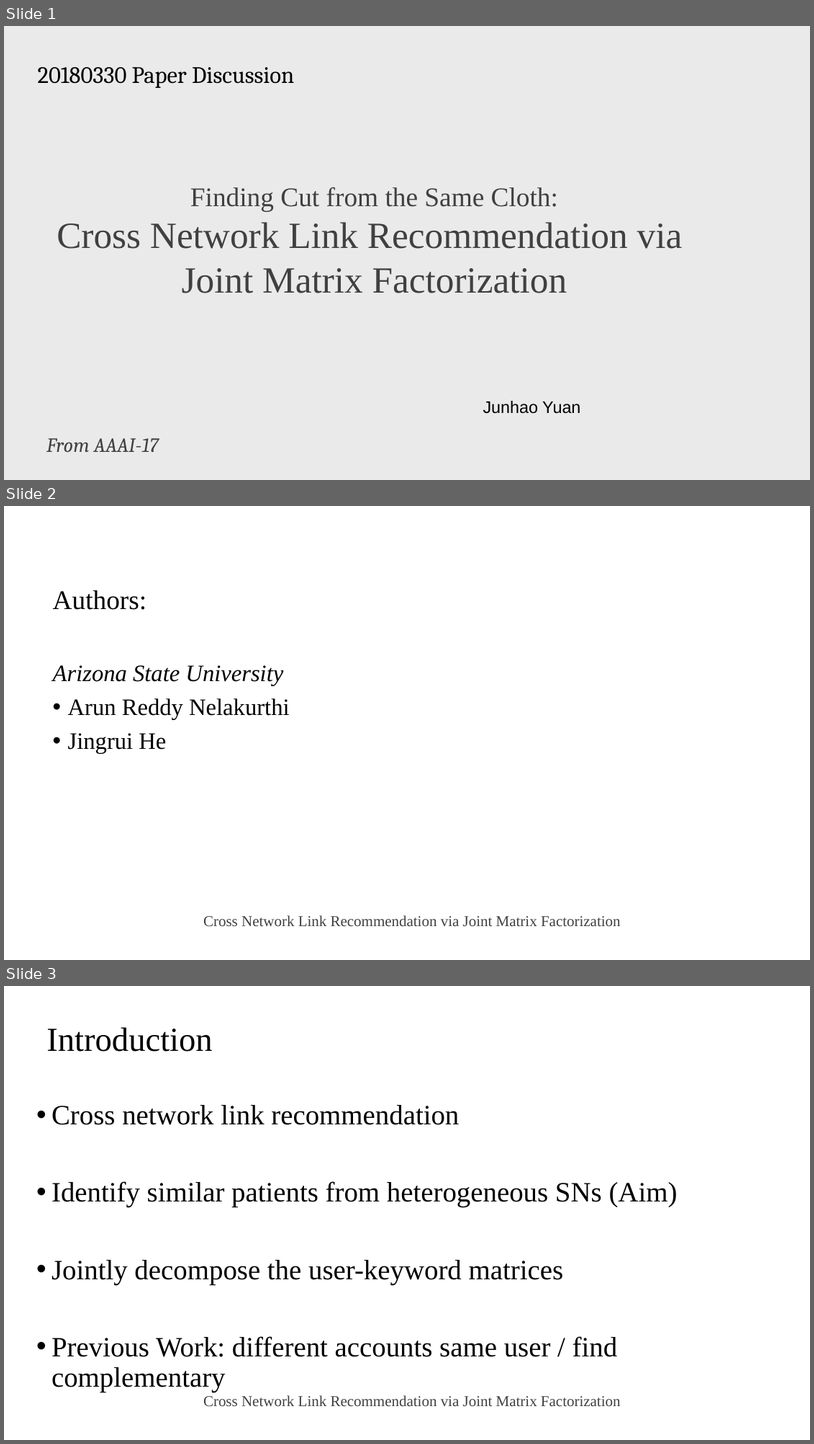
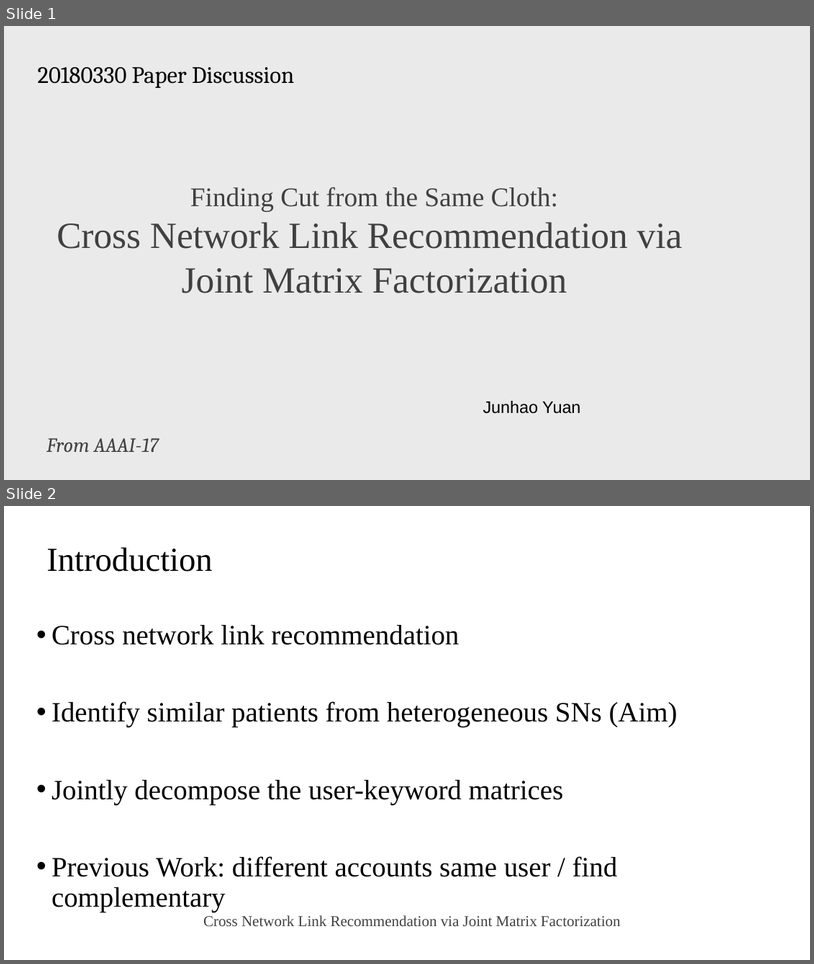
Before and after one commit to nkiip/nkiip.github.com, a slide deck: raw/20180330/20180330_CNLR.pptx. Shown one above the other, each under a label of ours: slides 1, 2 and 3 before the commit, slides 1 and 2 after it. The pictures are 814x1444 and 814x964 pixels, drawn with LibreOffice and Linux fonts; fonts in the diff are those of the drawing; background and template pictures are left out. Boxes give left, top, right and bottom in pixels: in the first picture for what was removed or moved away, otherwise in the second. Text is boxed around its words. In the diff, an @@ line names an element or a change of style, - is before the commit and + after.

Commit message:
*Update 2017 2nd Term Group Meeting & Paper Discussion by JunhaoYuan*

```diff
--- a/raw/20180330/20180330_CNLR.pptx
+++ b/raw/20180330/20180330_CNLR.pptx
@@ slide 2 removed at <box>4,506,810,960</box>, background picture (left out) @@
@@ text removed at <box>53,590,289,754</box> @@
-Authors:
-Arizona State University
-• Arun Reddy Nelakurthi
-• Jingrui He
@@ title removed at <box>203,915,621,926</box> @@
-Cross Network Link Recommendation via Joint Matrix Factorization
@@ what was slide 3 is now slide 2 @@
```
